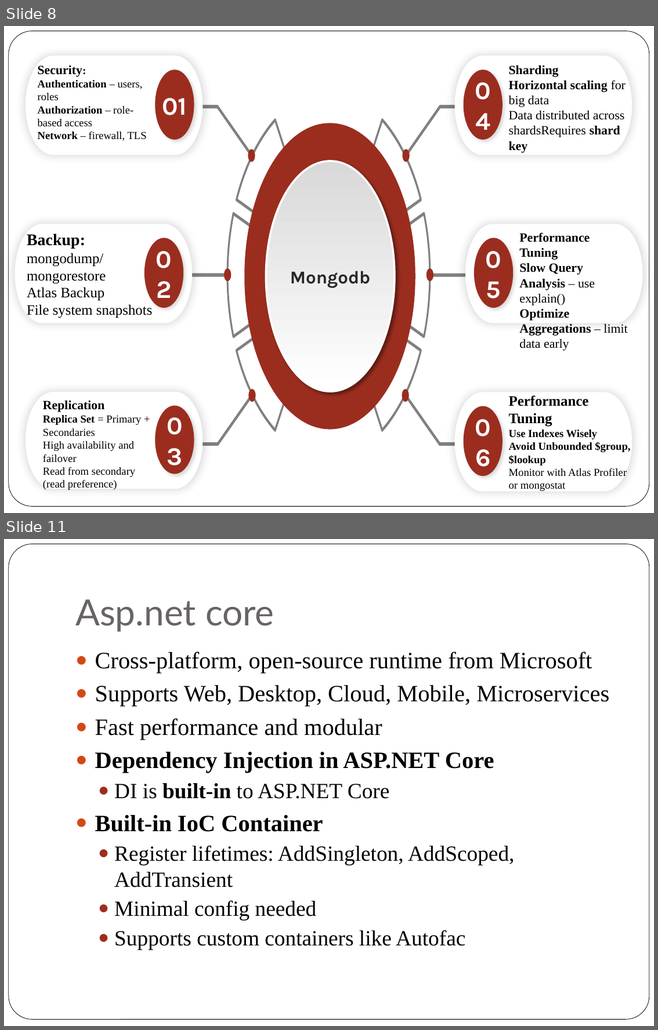
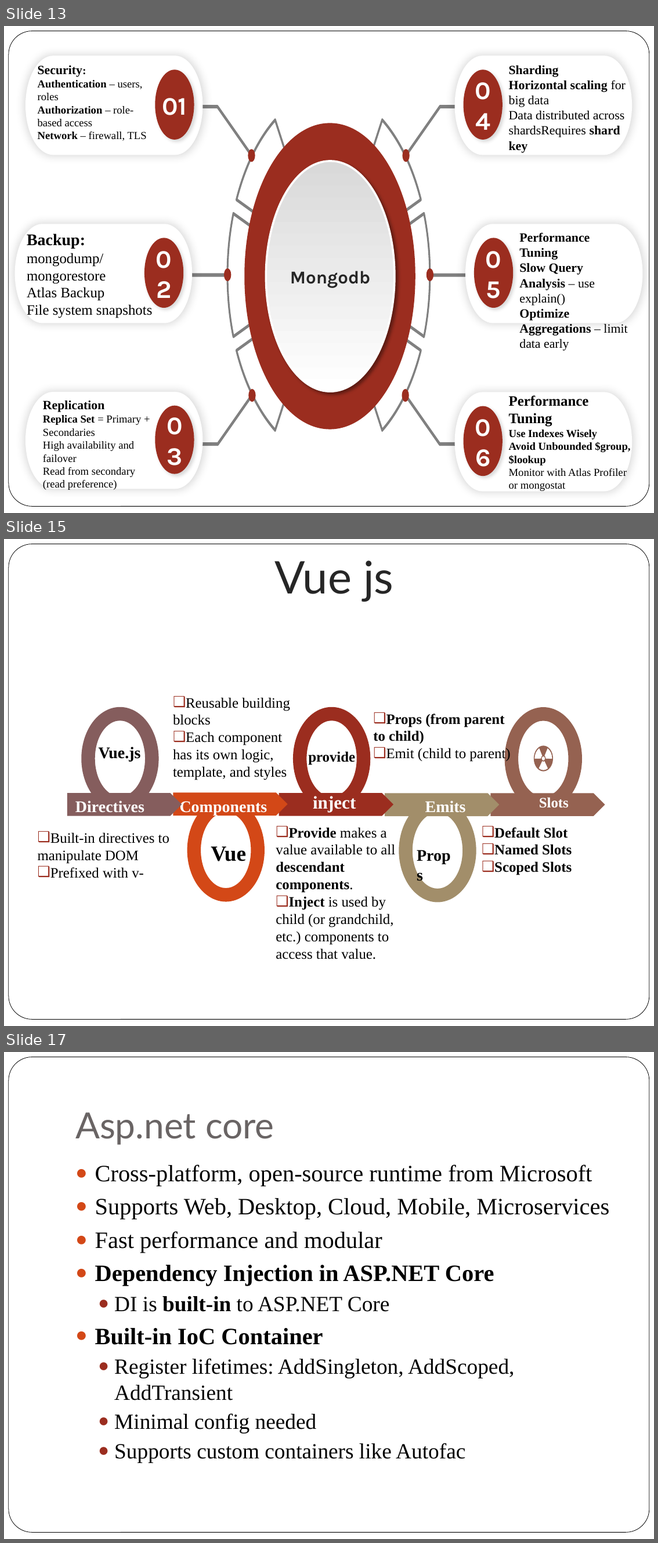
Before and after one commit to rosemarythomas994/VueR-assignment, a slide deck: Presentation Assignment.pptx. Shown one above the other, each under a label of ours: slides 8 and 11 before the commit, slides 13, 15 and 17 after it; the slides between them are not shown. The pictures are 658x1030 and 658x1543 pixels, drawn with LibreOffice and Linux fonts; fonts in the diff are those of the drawing. Boxes give left, top, right and bottom in pixels: in the first picture for what was removed or moved away, otherwise in the second. Text is boxed around its words. In the diff, an @@ line names an element or a change of style, - is before the commit and + after.

```diff
--- a/Presentation Assignment.pptx
+++ b/Presentation Assignment.pptx
@@ slide 15 added at (4, 539, 654, 1026), background #FFFFFF; not listed: 1 template element that a slide beside it also shows @@
@@ text added at (274, 560, 393, 601), 50 pt, text #262626 @@
+Vue js
@@ donut added at (81, 707, 159, 810), fill #855D5D @@
@@ text added at (173, 697, 290, 780), 16 pt, text #000000 @@
+❑ Reusable building blocks
+❑ Each component has its own logic, template, and styles
@@ donut added at (293, 707, 371, 810), fill #9B2D1F @@
@@ donut added at (504, 707, 582, 810), fill #956251 @@
@@ text added at (373, 714, 510, 762), 16 pt, text #000000, bold @@
+❑ Props (from parent to child)
+❑ Emit (child to parent)
@@ text added at (386, 714, 422, 727), 18 pt, text #000000, bold @@
+Props
@@ text added at (99, 747, 141, 761), 18 pt, text #000000, bold @@
+Vue.js
@@ freeform shape added at (534, 745, 553, 772), fill #956251 @@
@@ text added at (308, 751, 355, 765), 16 pt, text #000000, bold @@
+provide
@@ pentagon arrow added at (67, 793, 181, 816), fill #855D5D @@
@@ pentagon arrow added at (173, 793, 287, 816), fill #D34817 @@
@@ donut added at (187, 799, 264, 902), fill #D34817 @@
@@ pentagon arrow added at (279, 793, 393, 816), fill #9B2D1F @@
@@ text added at (313, 796, 355, 812), 20 pt, text #FFFFFF, bold @@
+inject
@@ pentagon arrow added at (384, 793, 499, 816), fill #A28E6A @@
@@ donut added at (398, 799, 476, 903), fill #A28E6A @@
@@ pentagon arrow added at (491, 793, 605, 816), fill #956251 @@
@@ text added at (539, 797, 568, 808), 16 pt, text #FFFFFF, bold @@
+Slots
@@ text added at (75, 801, 144, 813), 18 pt, text #FFFFFF, bold @@
+Directives
@@ text added at (180, 801, 267, 816), 18 pt, text #FFFFFF, bold @@
+Components
@@ text added at (425, 801, 466, 812), 18 pt, text #FFFFFF, bold @@
+Emits
@@ text added at (38, 832, 169, 878), 16 pt, text #000000 @@
+❑ Built-in directives to manipulate DOM
+❑ Prefixed with v-
@@ text added at (275, 827, 395, 959), 16 pt, text #000000 @@
+❑ Provide makes a value available to all descendant components.
+❑ Inject is used by child (or grandchild, etc.) components to access that value.
@@ text added at (494, 827, 571, 875), 16 pt, text #000000, bold @@
+❑ Default Slot
+❑ Named Slots
+❑ Scoped Slots
@@ text added at (210, 846, 246, 861), 24 pt, text #000000, bold @@
+Vue
@@ what was slide 8 is now slide 13 @@
@@ what was slide 11 is now slide 17 @@
```
Also in this commit, not shown: 2 slides changed, 6 other slides added, 1 slide removed, 5 other files.
